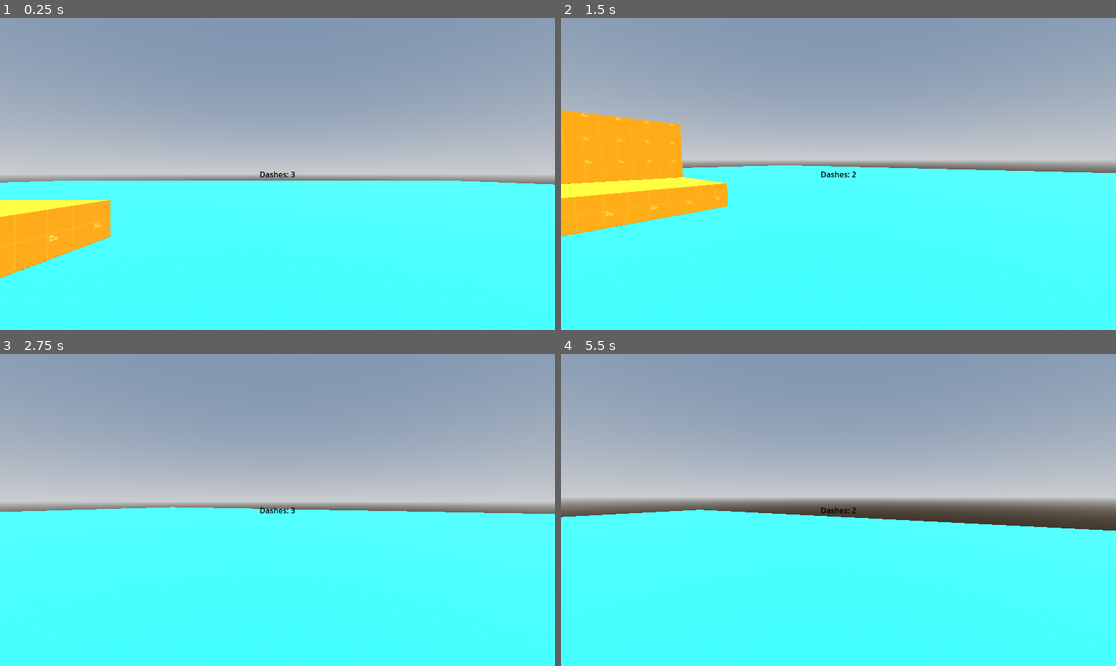
Above: before the commit, frames 1-4 (two rows, left to right).
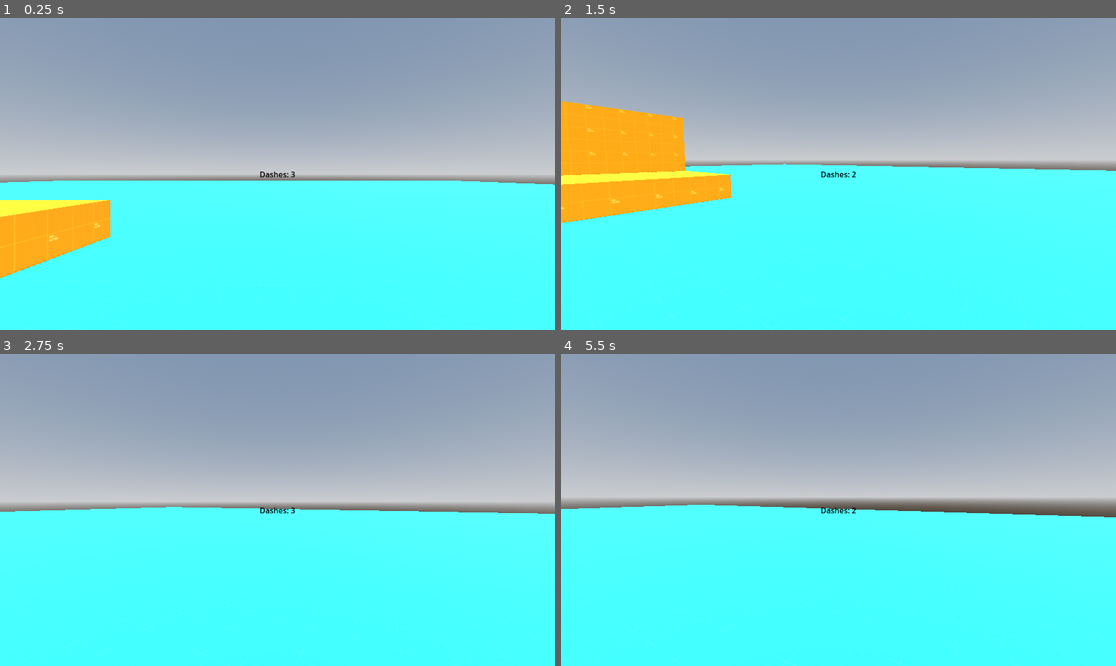
Above: after the commit, the same moments.

Repository: R1fty0/RetroShooter
Game: Godot game, scene res://scenes/main.tscn
The game is run twice, just before and just after one commit, with the same random seed, the same clock (stepped at 60 frames per second) and the same inputs.
Inputs (mouse positions are in pixels of both pictures, inside the frame that each line leads up to):
- Up to frame 1 (0.25 s): no input
- Up to frame 2 (1.5 s): tap Enter (ui_accept) at 0.5 s; move the mouse to (960, 158) at 0.52 s; hold D (right) 0.53-1.28 s; tap Space (jump) at 0.6, 0.77, 1.07 s; click (960, 158) at 0.67 s; move the mouse to (810, 174) at 1.27 s; hold W (forward) from 1.28 s (still down); tap Q (dash) at 1.35 s
- Up to frame 3 (2.75 s): keep holding W (forward); tap Space (jump) at 1.52, 1.55, 1.82, 2.1 s; move the mouse to (288, 503) at 2.02 s
- Up to frame 4 (5.5 s): keep holding W (forward); move the mouse to (832, 516) at 2.77 s; tap Q (dash) at 2.85, 4.35 s; click (832, 516) at 2.92 s; tap Space (jump) at 3.02, 3.05, 3.32, 3.6, 3.77, 4.07, 4.52, 4.55, 4.82, 5.1 s; move the mouse to (877, 513) at 3.52 s; move the mouse to (794, 506) at 4.27 s; move the mouse to (844, 510) at 5.02 s; click (844, 510) at 5.17 s

The runs differ from the first frame. In frame 2, 4.0% of the frame differs, in the area x 0-100%, y 26-98%; in frame 3, less than 0.1%; in frame 4, 2.8%.

Commit message:
add: player velocity deacceleration

Diff:
--- a/project.godot
+++ b/project.godot
@@ -57,6 +57,10 @@
 ]
 }
 
+[physics]
+
+3d/default_gravity=19.6
+
 [rendering]
 
 renderer/rendering_method="gl_compatibility"
--- a/scenes/player/player.gd
+++ b/scenes/player/player.gd
@@ -1,5 +1,8 @@
 extends CharacterBody3D
 class_name Player
+
+const AIR_DEACCEL = 3.0
+const GROUND_DEACCEL = 8.0
 
 ## Can we move around?
 @export var can_move : bool = true
@@ -62,12 +65,18 @@
 
 	var input_dir := Input.get_vector("left", "right", "forward", "back")
 	var move_dir := (transform.basis * Vector3(input_dir.x, 0, input_dir.y)).normalized()
-	if move_dir:
-		velocity.x = move_dir.x * move_speed
-		velocity.z = move_dir.z * move_speed
+	# Only allow the player to control horizontal movement when they are on the floor.
+	if is_on_floor():
+		if move_dir:
+			velocity.x = move_dir.x * move_speed
+			velocity.z = move_dir.z * move_speed
+		else:
+			velocity.x = lerp(velocity.x, move_dir.x * move_speed, delta * GROUND_DEACCEL)
+			velocity.z = lerp(velocity.z, move_dir.z * move_speed, delta * GROUND_DEACCEL)
 	else:
-		velocity.x = 0.0
-		velocity.z = 0.0
+		velocity.x = lerp(velocity.x, move_dir.x * move_speed, delta * AIR_DEACCEL)
+		velocity.z = lerp(velocity.z, move_dir.z * move_speed, delta * AIR_DEACCEL)
+
 
 	# Camera headbobbing
 	current_bob_time += delta * velocity.length() * float(is_on_floor())
--- a/scenes/player/player.tscn
+++ b/scenes/player/player.tscn
@@ -10,6 +10,7 @@
 [node name="Player" type="CharacterBody3D"]
 script = ExtResource("1_8afob")
 can_sprint = true
+jump_velocity = 6.5
 
 [node name="Collider" type="CollisionShape3D" parent="."]
 transform = Transform3D(1, 0, 0, 0, 1, 0, 0, 0, 1, 0, 0.9, 0)
